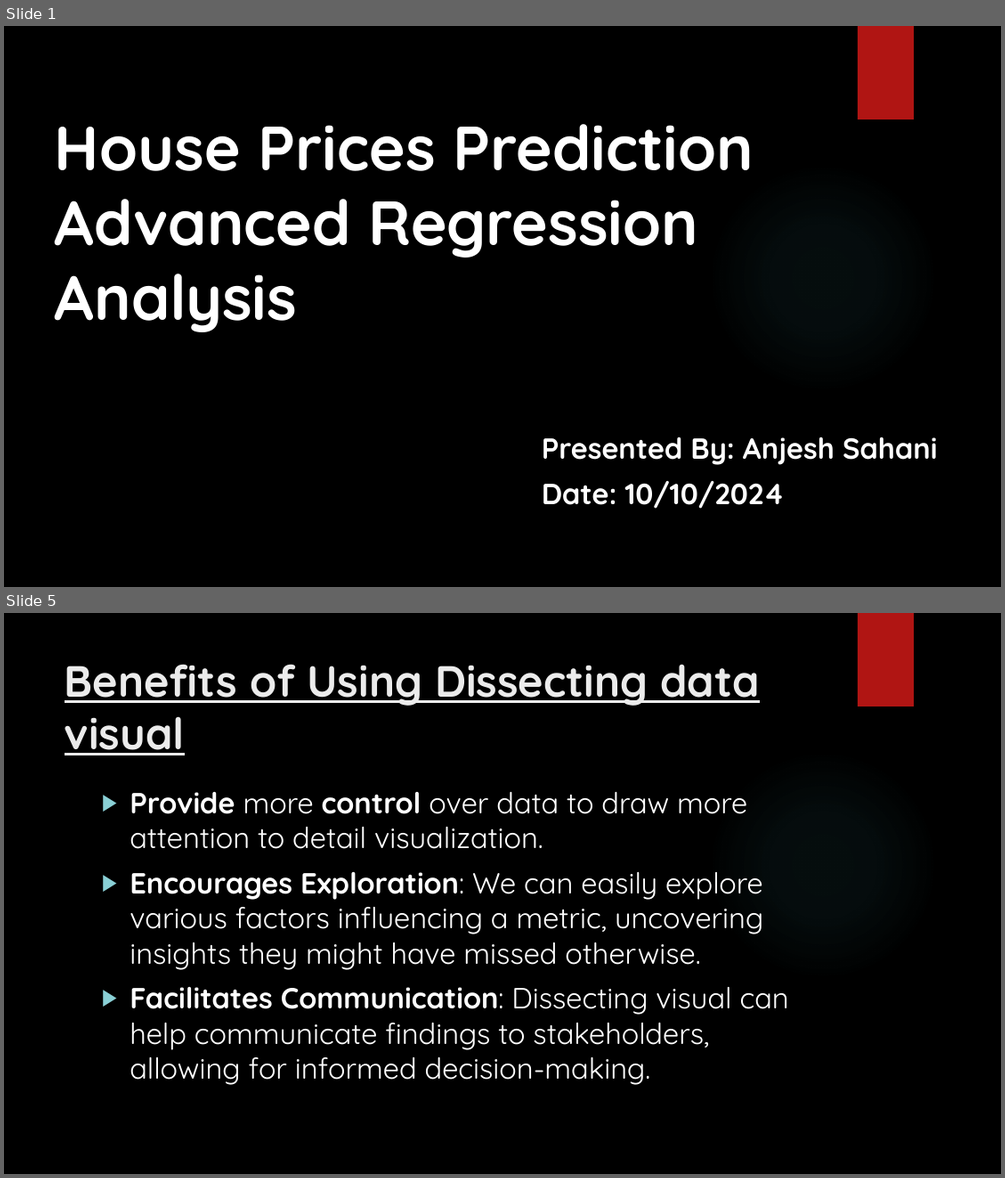
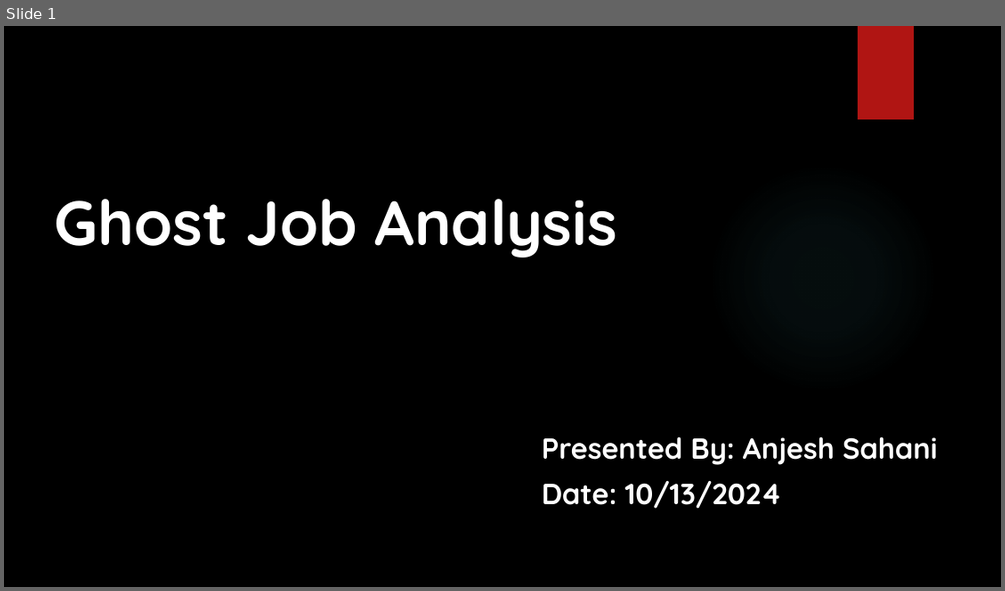
Before and after one commit to AJ-111/House-Price-Advance-Regression-Analysis, a slide deck: CSDA_5310_Individual_Project_Anjesh_Sahani.pptx. Shown one above the other, each under a label of ours: slides 1 and 5 before the commit, slide 1 after it; the slides between them are not shown. The pictures are 1005x1178 and 1005x591 pixels, drawn with LibreOffice and Linux fonts; fonts in the diff are those of the drawing; background and template pictures are left out. Boxes give left, top, right and bottom in pixels: in the first picture for what was removed or moved away, otherwise in the second. Text is boxed around its words. In the diff, an @@ line names an element or a change of style, - is before the commit and + after.

```diff
--- a/CSDA_5310_Individual_Project_Anjesh_Sahani.pptx
+++ b/CSDA_5310_Individual_Project_Anjesh_Sahani.pptx
@@ slide 5 removed at (x1=4, y1=613, x2=1001, y2=1174), background picture (left out); not listed: 2 template elements that a slide beside it also shows @@
@@ title removed at (x1=65, y1=664, x2=760, y2=755) @@
-Benefits of Using Dissecting data visual
@@ text removed at (x1=129, y1=792, x2=789, y2=1085) @@
-▶ Provide more control over data to draw more attention to detail visualization.
-▶ Encourages Exploration: We can easily explore various factors influencing a metric, uncovering insights they might have missed otherwise.
-▶ Facilitates Communication: Dissecting visual can help communicate findings to stakeholders, allowing for informed decision-making.
@@ slide 1 changed as well @@
@@ title at (x1=55, y1=199, x2=616, y2=257): text changed @@
-House Prices Prediction Advanced Regression Analysis
+Ghost Job Analysis
@@ subtitle at (x1=542, y1=481, x2=782, y2=508): text changed @@
-Date: 10/10/2024
+Date: 10/13/2024
```
Also in this commit, not shown: 2 other slides changed, 5 slides added, 3 other slides removed, 5 other files.
